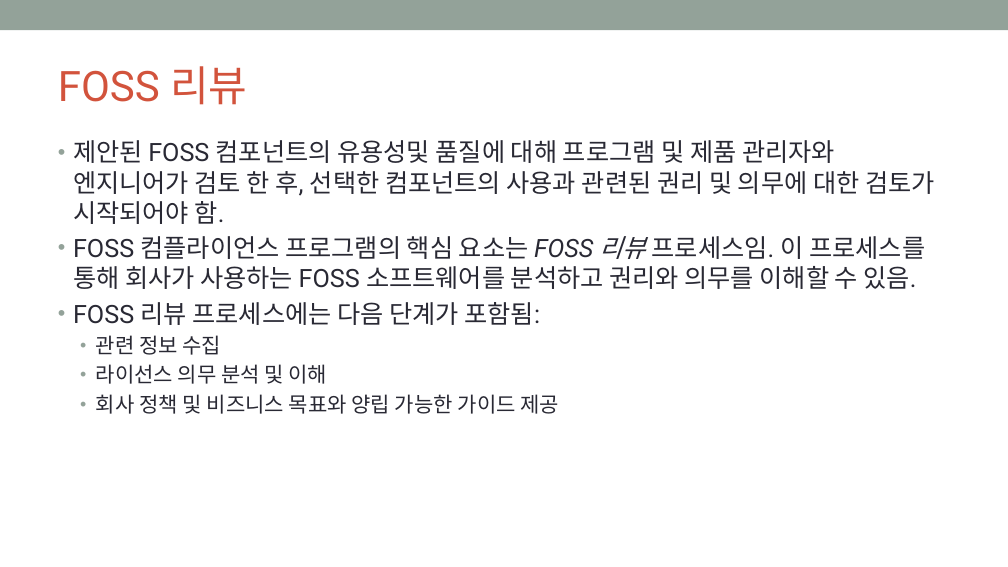
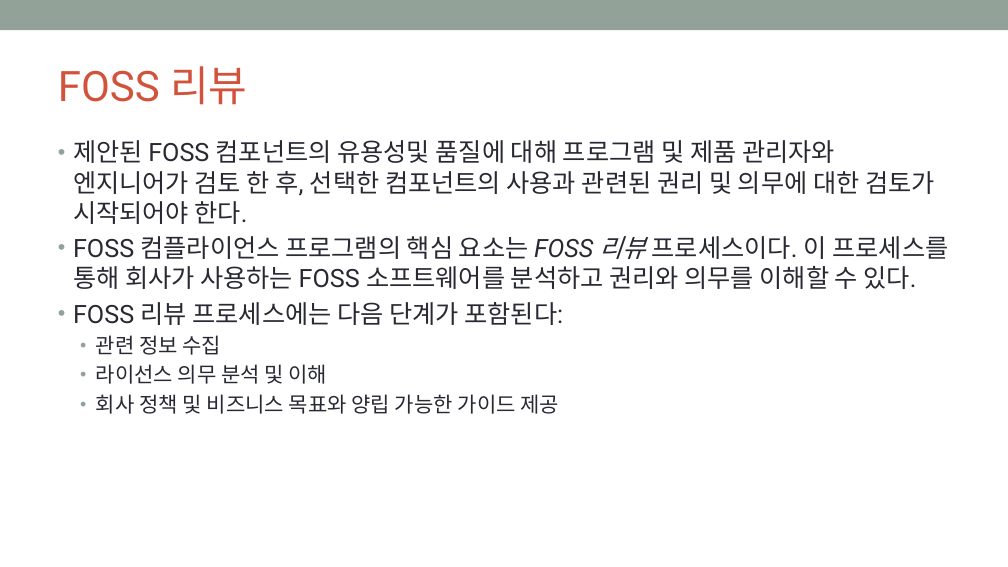
Before and after one commit to OpenChain-KWG/Curriculum-Translation-KR, a slide deck: slide 43 of target/slides/openchain-curriculum-for-1-1.pptx. Drawn at 1008x567 pixels with LibreOffice and Linux fonts; fonts in the diff are those of the drawing; background and template pictures are left out. Boxes give left, top, right and bottom in pixels: in the first picture for what was removed or moved away, otherwise in the second. Text is boxed around its words. In the diff, an @@ line names an element or a change of style, - is before the commit and + after.

```diff
--- a/target/slides/openchain-curriculum-for-1-1.pptx
+++ b/target/slides/openchain-curriculum-for-1-1.pptx
@@ text at bbox=[73, 140, 948, 325]: text changed @@
-• 제안된 FOSS 컴포넌트의 유용성및 품질에 대해 프로그램 및 제품 관리자와 엔지니어가 검토 한 후, 선택한 컴포넌트의 사용과 관련된 권리 및 의무에 대한 검토가 시작되어야 함.
-• FOSS 컴플라이언스 프로그램의 핵심 요소는 FOSS 리뷰 프로세스임. 이 프로세스를 통해 회사가 사용하는 FOSS 소프트웨어를 분석하고 권리와 의무를 이해할 수 있음.
-• FOSS 리뷰 프로세스에는 다음 단계가 포함됨:
+• 제안된 FOSS 컴포넌트의 유용성및 품질에 대해 프로그램 및 제품 관리자와 엔지니어가 검토 한 후, 선택한 컴포넌트의 사용과 관련된 권리 및 의무에 대한 검토가 시작되어야 한다.
+• FOSS 컴플라이언스 프로그램의 핵심 요소는 FOSS 리뷰 프로세스이다. 이 프로세스를 통해 회사가 사용하는 FOSS 소프트웨어를 분석하고 권리와 의무를 이해할 수 있다.
+• FOSS 리뷰 프로세스에는 다음 단계가 포함된다:
```
Also in this commit, not shown: 35 other slides changed, 7 other files.
